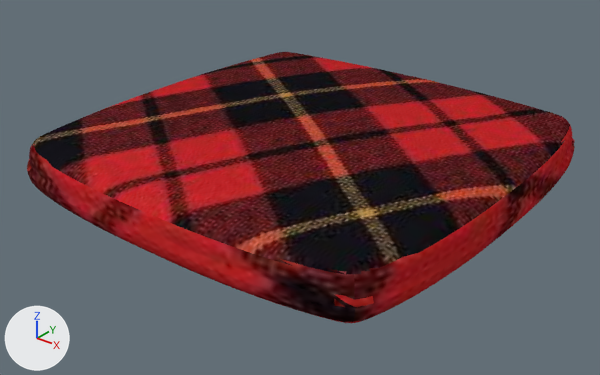
The Blender file media/gltf/box/box_lid.blend: old version first, new version second.
One viewpoint serves both versions: a 50 mm lens placed at (0.517, -0.662, 0.848), pointed at (0.006, -0.023, 0.452). Arrows for +X, +Y and +Z are at lower left; the lights stay in place.

Names of what the first picture shows: '001_Cube.002'.
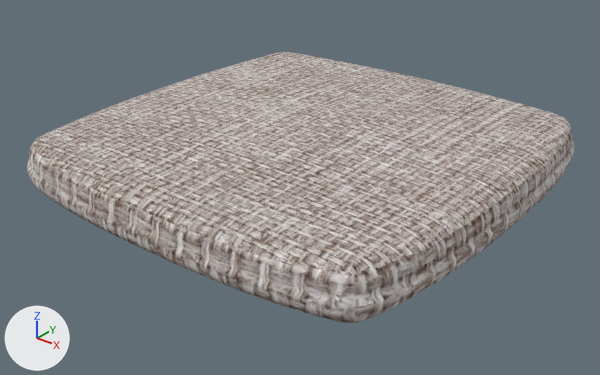
Changed parts and their boxes (x1, y1, x2, y2) in the pictures (600 x 375 px):
'001_Cube.002', recoloured (red to grey)
    both: (27, 52, 575, 323)

The change, as a list of edits to the scene's bpy script:
```text
Add img_texture_3_jpeg:
    img_texture_3_jpeg = load_image('texture_3.jpeg', '../../images/texture_3.jpeg', 1024, 1024, 'sRGB')
Add mat_white:
    mat_white = principled_material('White')
    mat_white.texture = img_texture_3_jpeg
    mat_white.roughness = 1.0
    mat_white.specular_ior_level = 0.0
Change me_001_cube_002:
    where me_001_cube_002.from_pydata(...)  # 4706 vertices, 9408 faces; spans x -0.241..0.243, y -0.243..0.24, z 0.458..0.525
    remove me_001_cube_002.materials.append(mat_red)  # picture img_texture_1_jpeg
    add me_001_cube_002.materials.append(mat_white)  # picture img_texture_3_jpeg
```
